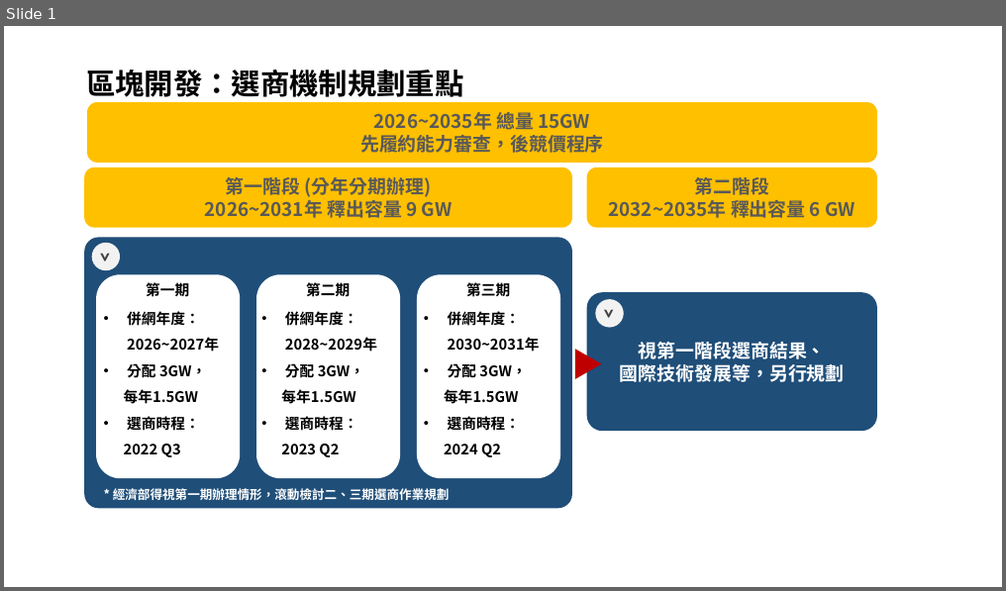
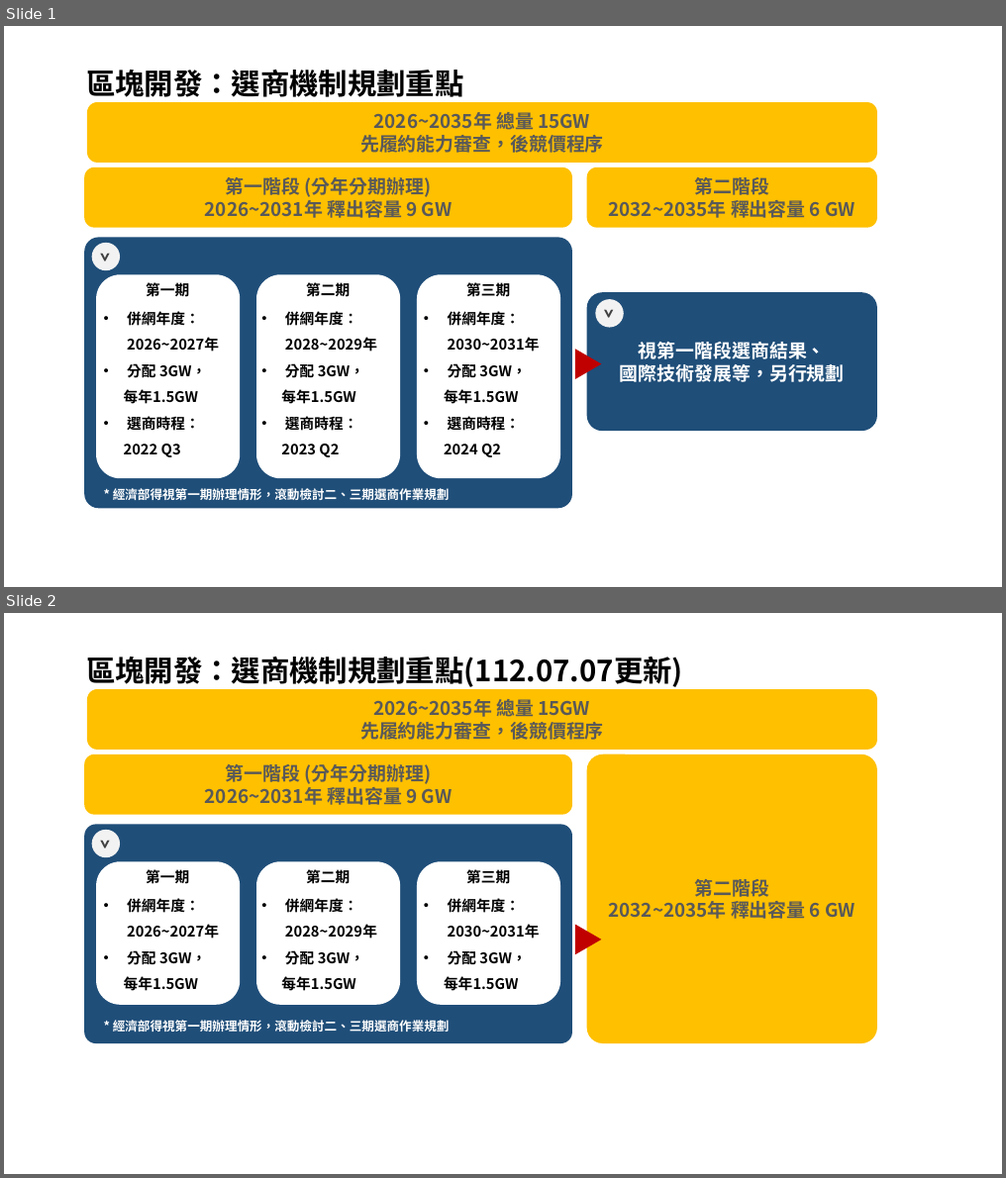
Before and after one commit to chenqizhong/diandan, a slide deck: sdms/images/business/origin/區塊開發：選商機制規劃重點.pptx. Shown one above the other, each under a label of ours: slide 1 before the commit, slides 1 and 2 after it. The pictures are 1006x591 and 1006x1178 pixels, drawn with LibreOffice and Linux fonts; fonts in the diff are those of the drawing. Boxes give left, top, right and bottom in pixels: in the first picture for what was removed or moved away, otherwise in the second. Text is boxed around its words. In the diff, an @@ line names an element or a change of style, - is before the commit and + after.

```diff
--- a/sdms/images/business/origin/區塊開發：選商機制規劃重點.pptx
+++ b/sdms/images/business/origin/區塊開發：選商機制規劃重點.pptx
@@ slide 2 added at (4, 613, 1002, 1174), background #FFFFFF @@
@@ text added at (86, 657, 683, 687), 28 pt, text #000000, bold @@
+區塊開發：選商機制規劃重點(112.07.07更新)
@@ group added at (84, 689, 877, 1045): 8 texts, 7 rounded rectangles, 1 triangle, 1 ellipse @@
+第一階段 (分年分期辦理)
+2026~2031年 釋出容量 9 GW
+第二階段
+2032~2035年 釋出容量 6 GW
+第一期
+第二期
+第三期
+• 併網年度：2026~2027年
+• 分配 3GW，
+每年1.5GW
+• 併網年度：2028~2029年
+• 分配 3GW，
+每年1.5GW
+• 併網年度：2030~2031年
+• 分配 3GW，
+每年1.5GW
+* 經濟部得視第一期辦理情形，滾動檢討二、三期選商作業規劃
+2026~2035年 總量 15GW
+先履約能力審查，後競價程序
+>
```
Also in this commit, not shown: 26 other files.
